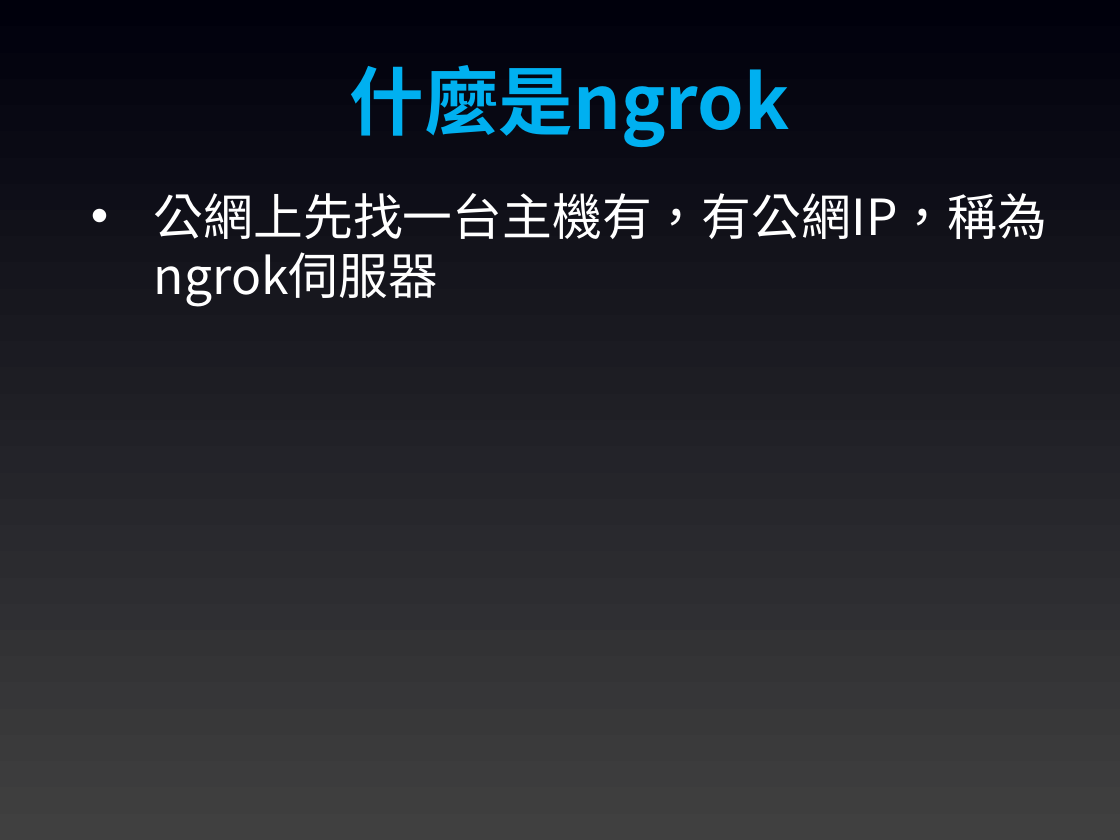
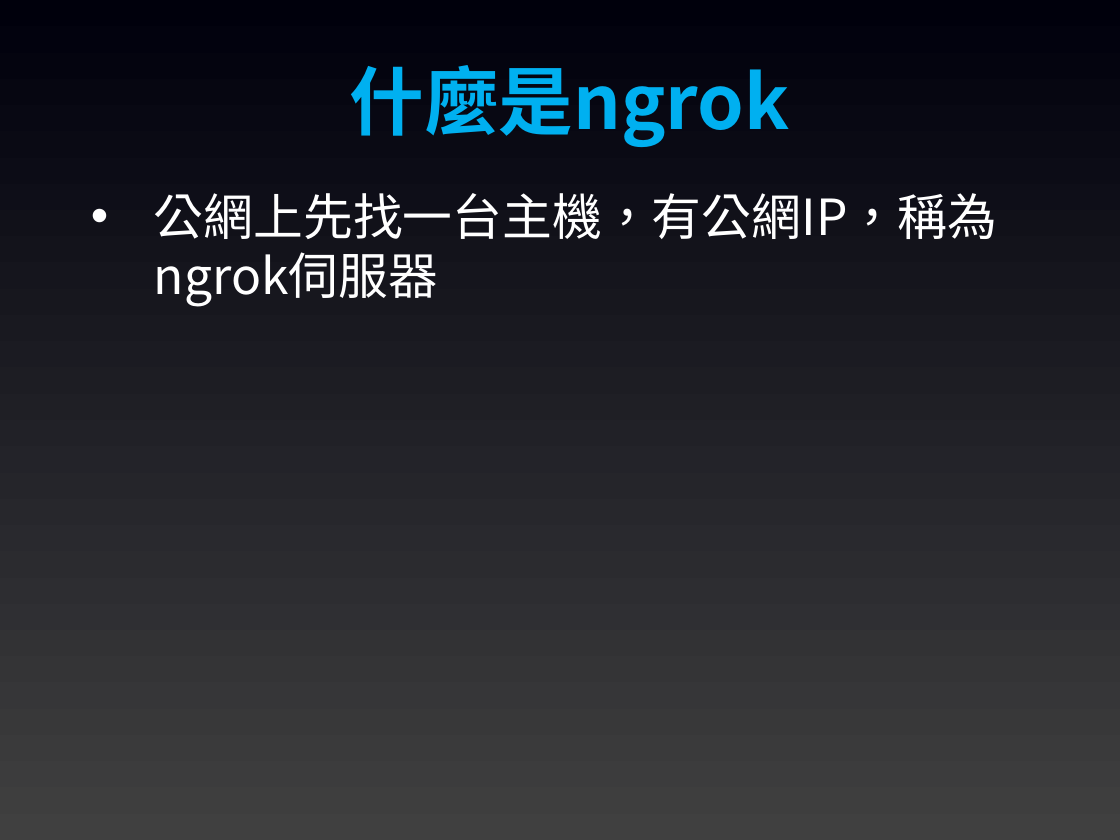
Before and after one commit to joshhu/sculinebot2024, a slide deck: slide 21 of Slides/04. ngrok、docker及OpenAI.pptx (slide 20 before the commit). Drawn at 1120x840 pixels with LibreOffice and Linux fonts; fonts in the diff are those of the drawing. Boxes give left, top, right and bottom in pixels: in the first picture for what was removed or moved away, otherwise in the second. Text is boxed around its words. In the diff, an @@ line names an element or a change of style, - is before the commit and + after.

```diff
--- a/Slides/04. ngrok、docker及OpenAI.pptx
+++ b/Slides/04. ngrok、docker及OpenAI.pptx
@@ text at (154, 193, 997, 307): text changed @@
-• 公網上先找一台主機有，有公網IP，稱為ngrok伺服器
+• 公網上先找一台主機，有公網IP，稱為ngrok伺服器
```
Also in this commit, not shown: 7 other slides changed, 2 slides added, 2 other files.
